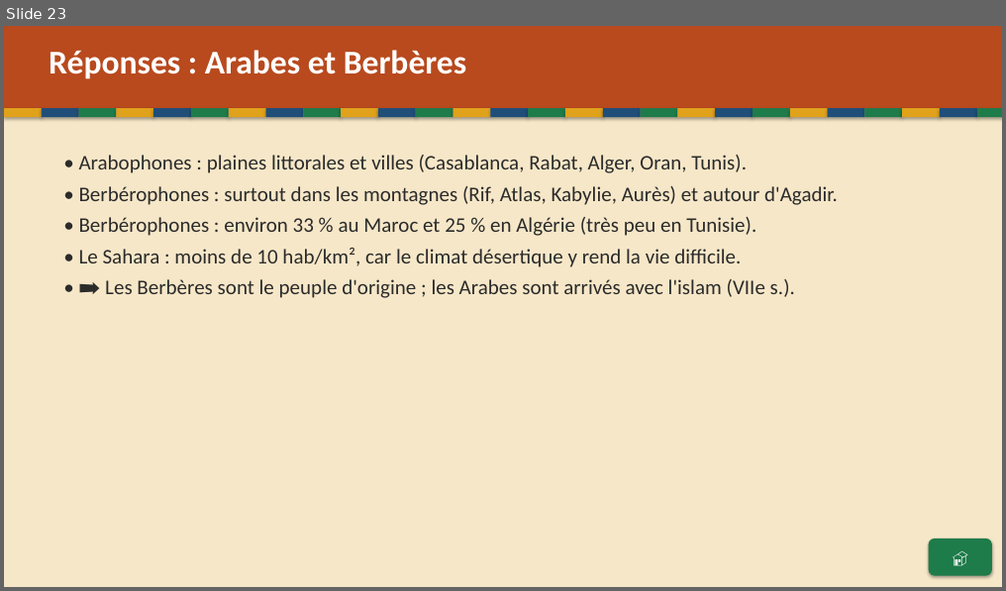
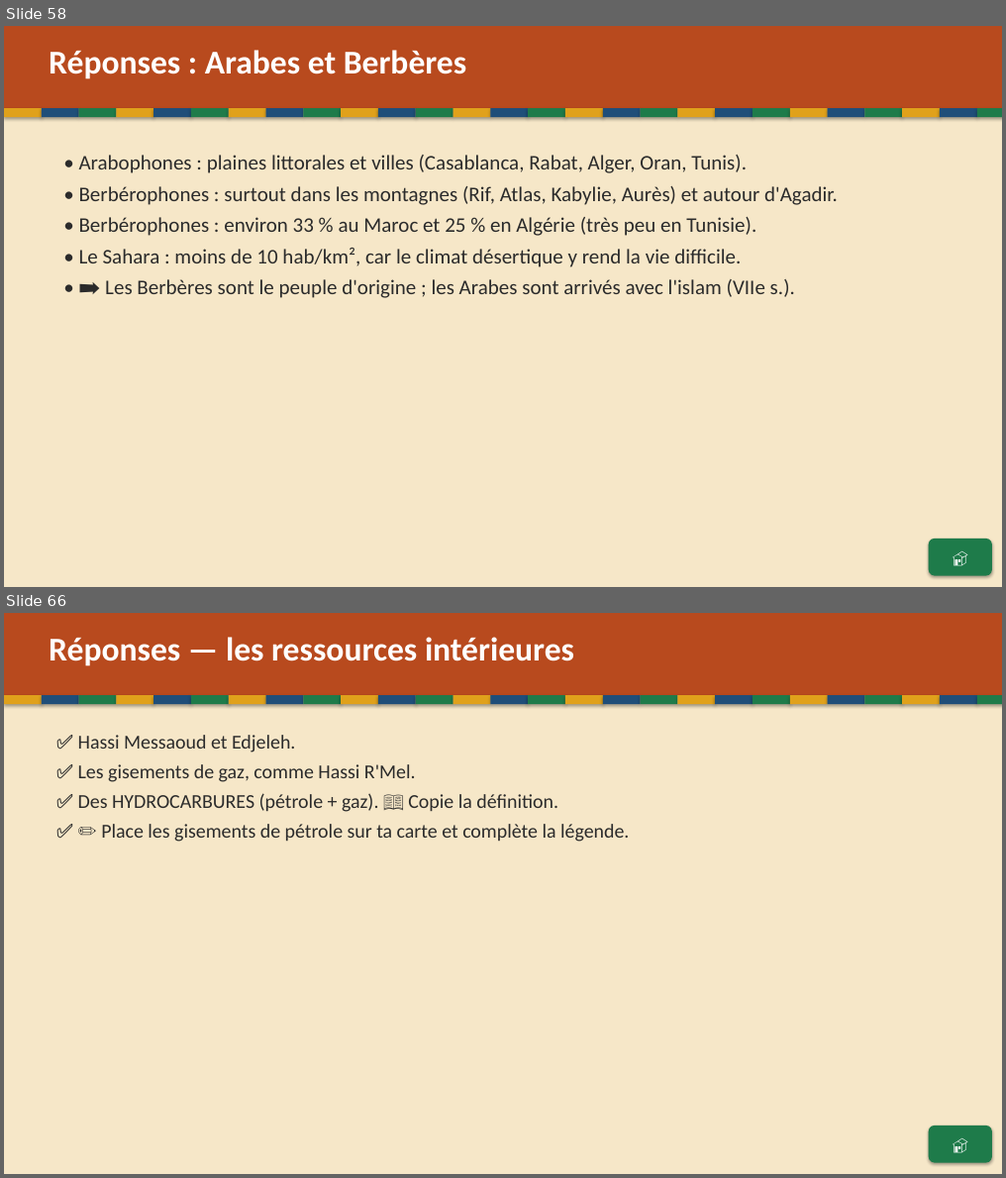
Before and after one commit to Paquereauman/Paquereauman, a slide deck: maghreb/maghreb-interactif.pptx. Shown one above the other, each under a label of ours: slide 23 before the commit, slides 58 and 66 after it; the slides between them are not shown. The pictures are 1006x591 and 1006x1178 pixels, drawn with LibreOffice and Linux fonts; fonts in the diff are those of the drawing. Boxes give left, top, right and bottom in pixels: in the first picture for what was removed or moved away, otherwise in the second. Text is boxed around its words. In the diff, an @@ line names an element or a change of style, - is before the commit and + after.

```diff
--- a/maghreb/maghreb-interactif.pptx
+++ b/maghreb/maghreb-interactif.pptx
@@ slide 66 added at <box>4,613,1002,1174</box>, background #FFFFFF @@
@@ rectangle added at <box>4,613,1002,1174</box>, fill #F6E7C8 @@
@@ rectangle added at <box>4,613,1002,695</box>, fill #B84A1E @@
@@ text added at <box>49,637,574,666</box>, 32 pt, text #FFFFFF, bold @@
+Réponses — les ressources intérieures
@@ rectangle added at <box>4,695,42,704</box>, fill #E0A11B @@
@@ rectangle added at <box>42,695,79,704</box>, fill #1F4E79 @@
@@ rectangle added at <box>79,695,116,704</box>, fill #1E7B4A @@
@@ rectangle added at <box>116,695,153,704</box>, fill #E0A11B @@
@@ rectangle added at <box>153,695,191,704</box>, fill #1F4E79 @@
@@ rectangle added at <box>191,695,229,704</box>, fill #1E7B4A @@
@@ rectangle added at <box>229,695,266,704</box>, fill #E0A11B @@
@@ rectangle added at <box>266,695,303,704</box>, fill #1F4E79 @@
@@ rectangle added at <box>303,695,341,704</box>, fill #1E7B4A @@
@@ rectangle added at <box>341,695,378,704</box>, fill #E0A11B @@
@@ rectangle added at <box>378,695,416,704</box>, fill #1F4E79 @@
@@ rectangle added at <box>416,695,453,704</box>, fill #1E7B4A @@
@@ rectangle added at <box>453,695,491,704</box>, fill #E0A11B @@
@@ rectangle added at <box>491,695,528,704</box>, fill #1F4E79 @@
@@ rectangle added at <box>528,695,565,704</box>, fill #1E7B4A @@
@@ rectangle added at <box>565,695,603,704</box>, fill #E0A11B @@
@@ rectangle added at <box>603,695,641,704</box>, fill #1F4E79 @@
@@ rectangle added at <box>641,695,678,704</box>, fill #1E7B4A @@
@@ rectangle added at <box>678,695,715,704</box>, fill #E0A11B @@
@@ rectangle added at <box>715,695,752,704</box>, fill #1F4E79 @@
@@ rectangle added at <box>752,695,790,704</box>, fill #1E7B4A @@
@@ rectangle added at <box>790,695,828,704</box>, fill #E0A11B @@
@@ rectangle added at <box>828,695,865,704</box>, fill #1F4E79 @@
@@ rectangle added at <box>865,695,902,704</box>, fill #1E7B4A @@
@@ rectangle added at <box>902,695,940,704</box>, fill #E0A11B @@
@@ rectangle added at <box>940,695,977,704</box>, fill #1F4E79 @@
@@ rectangle added at <box>977,695,1002,704</box>, fill #1E7B4A @@
@@ text added at <box>78,735,629,842</box>, 19 pt, text #2B2B2B @@
+✅ Hassi Messaoud et Edjeleh.
+✅ Les gisements de gaz, comme Hassi R'Mel.
+✅ Des HYDROCARBURES (pétrole + gaz). 📖 Copie la définition.
+✅ ✏️ Place les gisements de pétrole sur ta carte et complète la légende.
@@ rounded rectangle added at <box>929,1126,992,1163</box>, fill #1E7B4A, 16 pt, text #FFFFFF, bold @@
+🏠
@@ what was slide 23 is now slide 58 @@
```
Also in this commit, not shown: 1 slide changed, 77 other slides added, 4 slides removed, 13 other files.
